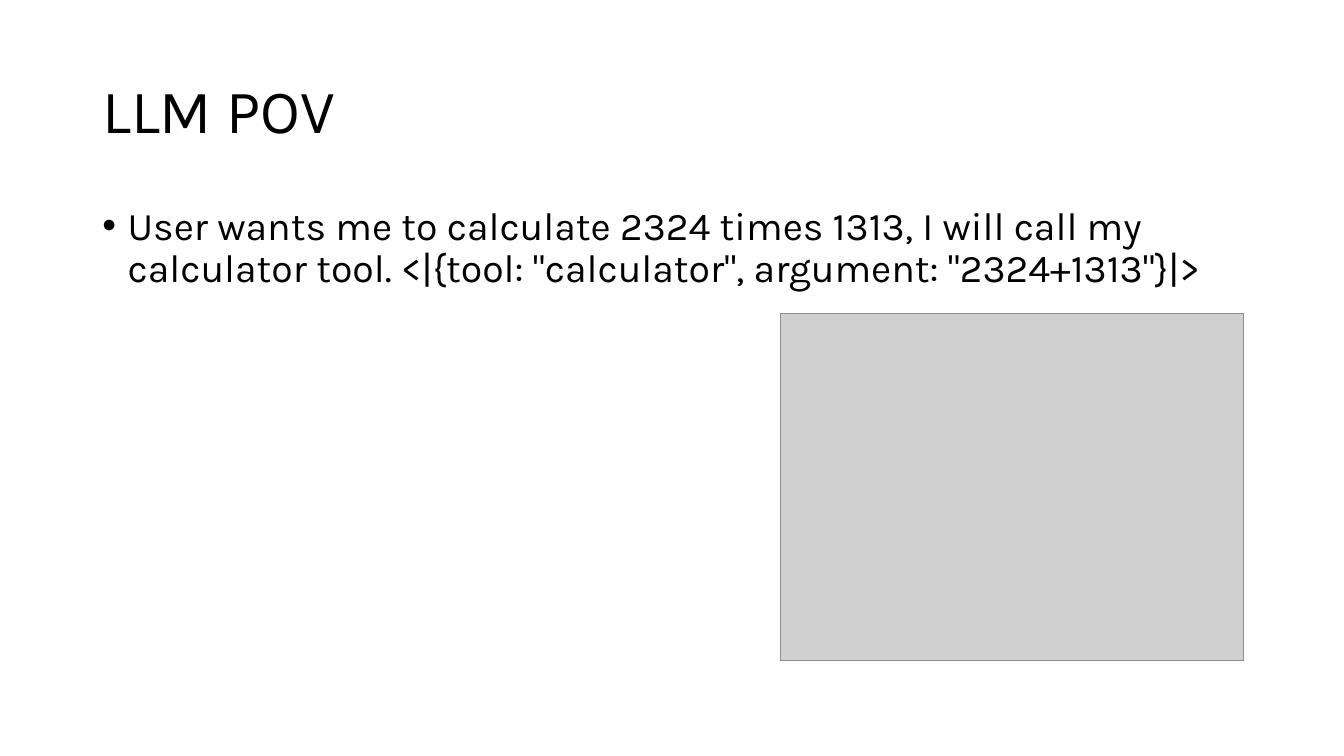
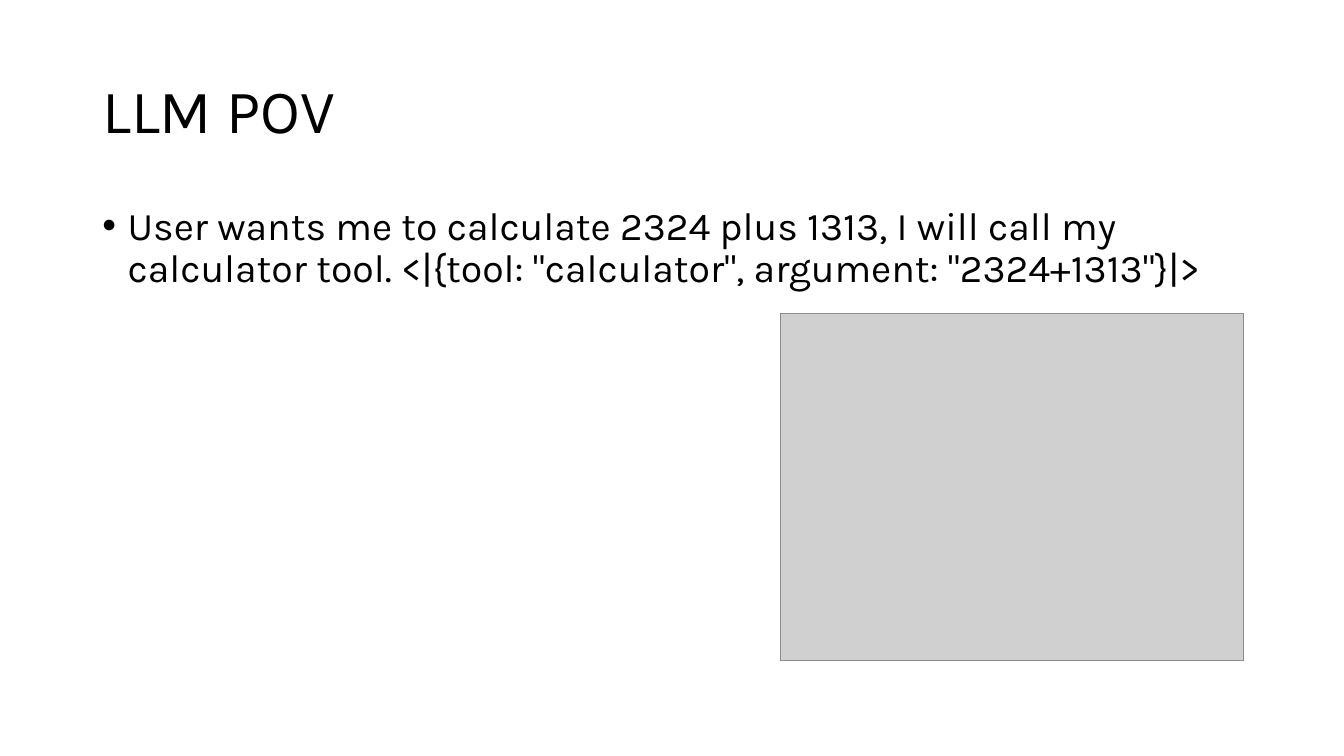
Before and after one commit to acceleratescience/large-language-models, a slide deck: slide 19 of slides/9-rag.pptx (slide 20 before the commit). Drawn at 1344x756 pixels with LibreOffice and Linux fonts; fonts in the diff are those of the drawing; grey boxes stand for pictures. Boxes give left, top, right and bottom in pixels: in the first picture for what was removed or moved away, otherwise in the second. Text is boxed around its words. In the diff, an @@ line names an element or a change of style, - is before the commit and + after.

```diff
--- a/slides/9-rag.pptx
+++ b/slides/9-rag.pptx
@@ text at [128, 213, 1200, 292]: text changed @@
-• User wants me to calculate 2324 times 1313, I will call my calculator tool. <|{tool: "calculator", argument: "2324+1313"}|>
+• User wants me to calculate 2324 plus 1313, I will call my calculator tool. <|{tool: "calculator", argument: "2324+1313"}|>
```
Also in this commit, not shown: 5 other slides changed, 1 slide removed.
